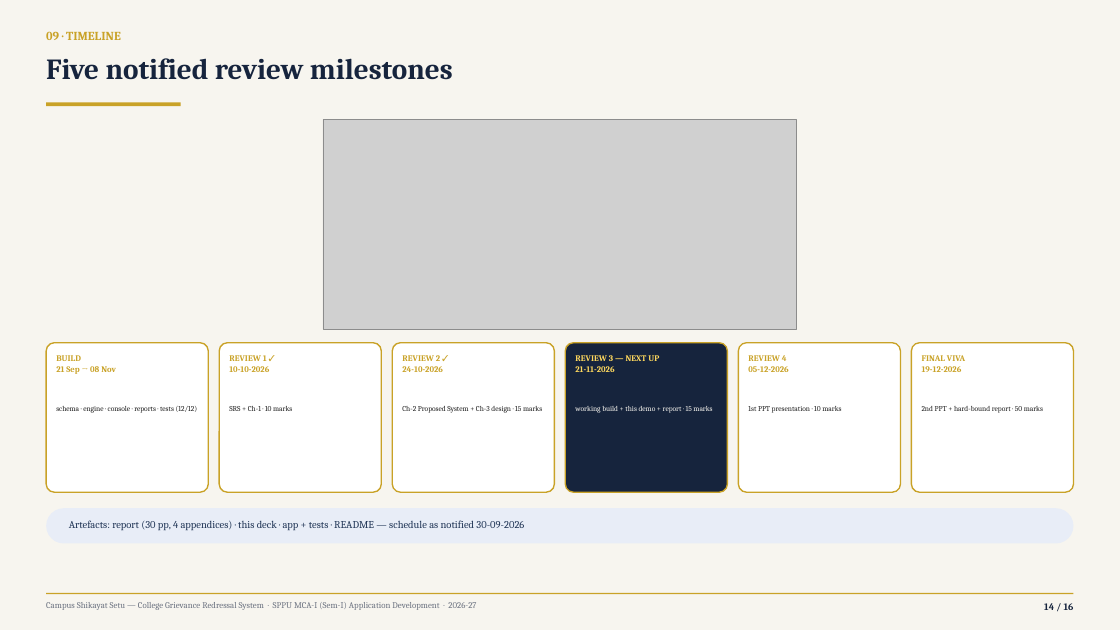
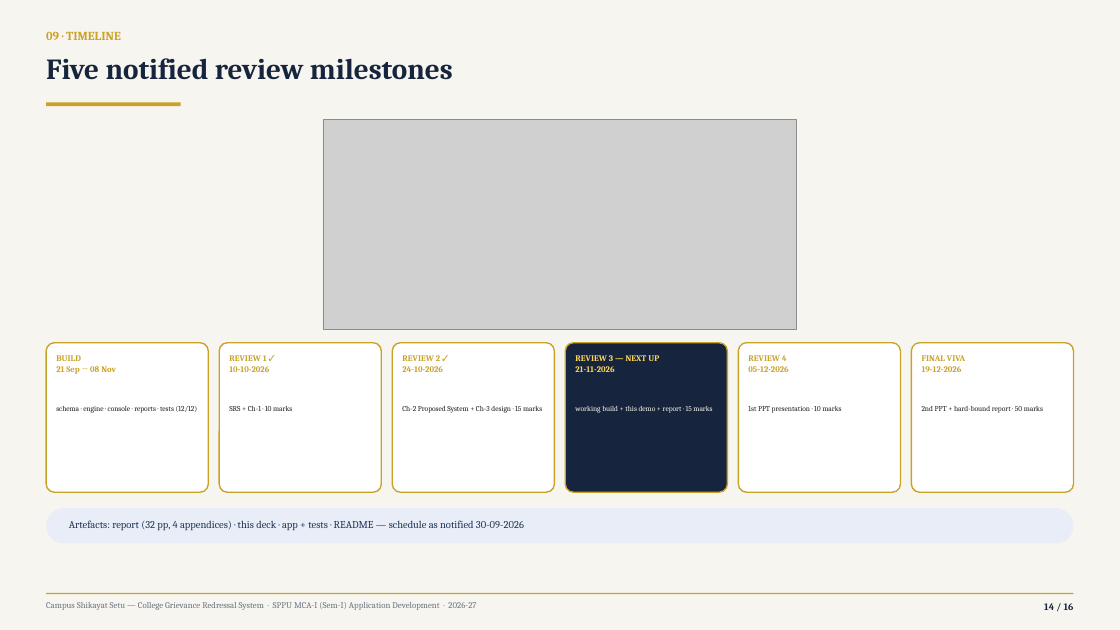
Before and after one commit to Yashwant-git392/Yashwant-git392, a slide deck: slide 14 of shikayat-setu/presentation/CampusShikayatSetu_MCA-Mini-Project_Review.pptx. Drawn at 1120x630 pixels with LibreOffice and Linux fonts; fonts in the diff are those of the drawing; grey boxes stand for pictures. Boxes give left, top, right and bottom in pixels: in the first picture for what was removed or moved away, otherwise in the second. Text is boxed around its words. In the diff, an @@ line names an element or a change of style, - is before the commit and + after.

```diff
--- a/shikayat-setu/presentation/CampusShikayatSetu_MCA-Mini-Project_Review.pptx
+++ b/shikayat-setu/presentation/CampusShikayatSetu_MCA-Mini-Project_Review.pptx
@@ text at [69, 520, 524, 531]: text changed @@
-Artefacts: report (30 pp, 4 appendices) · this deck · app + tests · README — schedule as notified 30-09-2026
+Artefacts: report (32 pp, 4 appendices) · this deck · app + tests · README — schedule as notified 30-09-2026
```
Also in this commit, not shown: 11 other slides changed, 23 other files.
